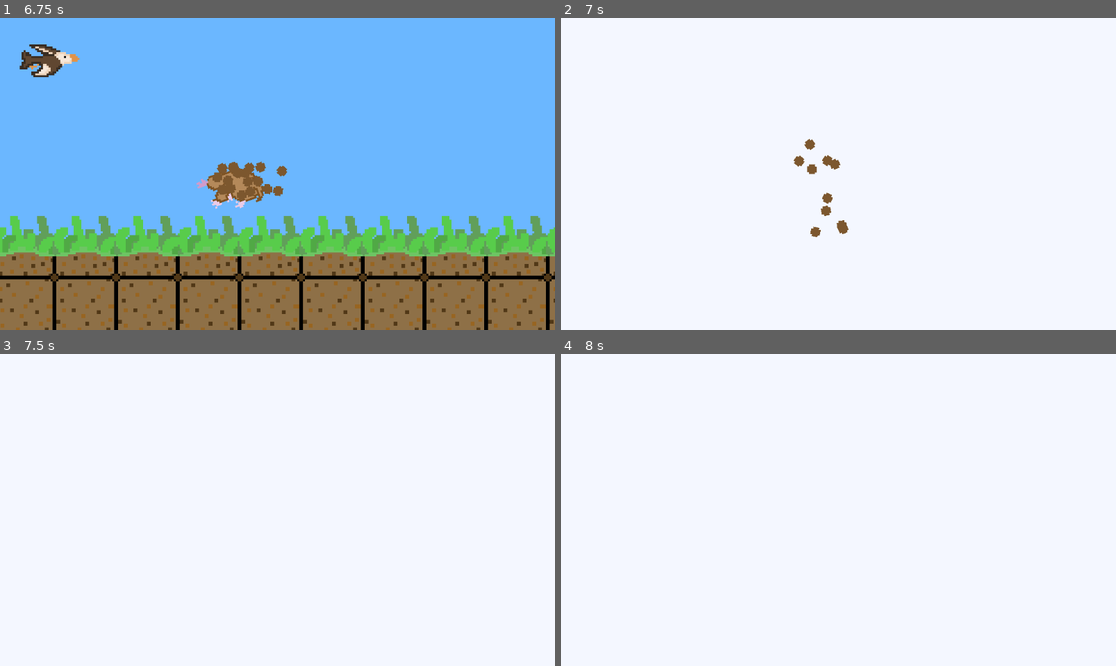
Above: before the commit, frames 1-4 (two rows, left to right).
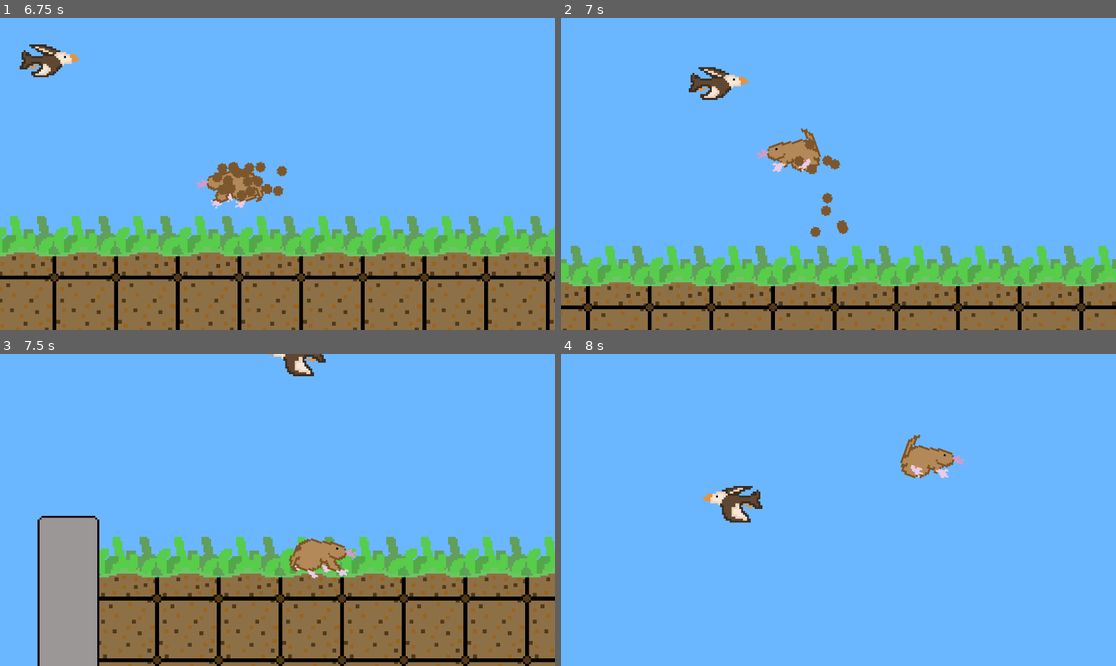
Above: after the commit, the same moments.

Repository: CanadianPS1/GameJam---Mole-Time
Game: Godot game, scene res://Scenes/game.tscn
The game is run twice, just before and just after one commit, with the same random seed, the same clock (stepped at 60 frames per second) and the same inputs.
Inputs:
- Up to frame 1 (6.75 s): tap Enter at 0.5 s; hold D (moveRight) 0.53-2.03 s; tap W (moveUp) at 0.77, 1.52, 3.02, 3.77, 4.52, 6.02 s; hold A (moveLeft) 2.03-2.78 s; hold D (moveRight) 2.78-4.28 s; hold A (moveLeft) 4.28-5.03 s; hold D (moveRight) 5.03-5.78 s; hold A (moveLeft) from 5.78 s (still down)
- Up to frame 2 (7 s): keep holding A (moveLeft); tap W (moveUp) at 6.77 s
- Up to frame 3 (7.5 s): release A (moveLeft) at 7.28 s; hold D (moveRight) from 7.28 s (still down)
- Up to frame 4 (8 s): keep holding D (moveRight); tap W (moveUp) at 7.52 s

Frame 1 is identical in both runs. In frame 2, 100% of the frame differs, in the area x 0-100%, y 0-100%; in frame 3, 100%; in frame 4, 100%.

Commit message:
finished the one room to rule them all

Diff:
--- a/molegame/Scenes/game.tscn
+++ b/molegame/Scenes/game.tscn
@@ -128,6 +128,24 @@
 [sub_resource type="RectangleShape2D" id="RectangleShape2D_nb51f"]
 size = Vector2(8, 128)
 
+[sub_resource type="RectangleShape2D" id="RectangleShape2D_nnt18"]
+size = Vector2(120, 8)
+
+[sub_resource type="RectangleShape2D" id="RectangleShape2D_ewbju"]
+size = Vector2(8, 129)
+
+[sub_resource type="RectangleShape2D" id="RectangleShape2D_85qyi"]
+size = Vector2(10, 133)
+
+[sub_resource type="RectangleShape2D" id="RectangleShape2D_iivbl"]
+size = Vector2(108, 10)
+
+[sub_resource type="RectangleShape2D" id="RectangleShape2D_7nbq1"]
+size = Vector2(10, 130)
+
+[sub_resource type="RectangleShape2D" id="RectangleShape2D_exi56"]
+size = Vector2(6, 144)
+
 [node name="Game" type="Node2D"]
 
 [node name="colidable" type="TileMap" parent="."]
@@ -184,7 +202,7 @@
 
 [node name="dirt" type="TileMapLayer" parent="diggable"]
 use_parent_material = true
-tile_map_data = PackedByteArray("AAD2/wAAAAAAAAAAAAD4/wAAAAA …(6272 unchanged characters)… AAAAAAAAkAB0AAAAAAAAAAAAmAB0AAAAAAAAAAAA=")
+tile_map_data = PackedByteArray("AAD2/wAAAAAAAAAAAAD4/wAAAAA …(6272 unchanged characters)… AAAAAAAAkAB0AAAAAAAAAAAAmAB0AAAAAAAAAAAAoABcAAAAAAAEAAAAqABcAAAAAAAEAAAAqABUAAAAAAAEAAAAoABUAAAAAAAEAAAAoABMAAAAAAAEAAAAqABMAAAAAAAEAAAA=")
 tile_set = SubResource("TileSet_wrm1d")
 
 [node name="bird" parent="." instance=ExtResource("4_3dryh")]
@@ -259,6 +277,30 @@
 [node name="CollisionShape2D14" type="CollisionShape2D" parent="nonDigDetector"]
 position = Vector2(134, 509)
 shape = SubResource("RectangleShape2D_nb51f")
+
+[node name="CollisionShape2D15" type="CollisionShape2D" parent="nonDigDetector"]
+position = Vector2(406, 449)
+shape = SubResource("RectangleShape2D_nnt18")
+
+[node name="CollisionShape2D16" type="CollisionShape2D" parent="nonDigDetector"]
+position = Vector2(462, 509.5)
+shape = SubResource("RectangleShape2D_ewbju")
+
+[node name="CollisionShape2D17" type="CollisionShape2D" parent="nonDigDetector"]
+position = Vector2(349, 511.5)
+shape = SubResource("RectangleShape2D_85qyi")
+
+[node name="CollisionShape2D18" type="CollisionShape2D" parent="nonDigDetector"]
+position = Vector2(578, 450)
+shape = SubResource("RectangleShape2D_iivbl")
+
+[node name="CollisionShape2D19" type="CollisionShape2D" parent="nonDigDetector"]
+position = Vector2(527, 510)
+shape = SubResource("RectangleShape2D_7nbq1")
+
+[node name="CollisionShape2D20" type="CollisionShape2D" parent="nonDigDetector"]
+position = Vector2(623, 373)
+shape = SubResource("RectangleShape2D_exi56")
 
 [node name="worms" type="Node" parent="."]
 
--- a/molegame/scripts/player.gd
+++ b/molegame/scripts/player.gd
@@ -15,7 +15,7 @@
 
 func _process(delta):
 	if not isDigging:
-		color_rect.visible = true
+		pass#color_rect.visible = true
 	else:
 		color_rect.visible = false
 
Not shown: 1 places in molegame/Scenes/game.tscn that only renumber resources
